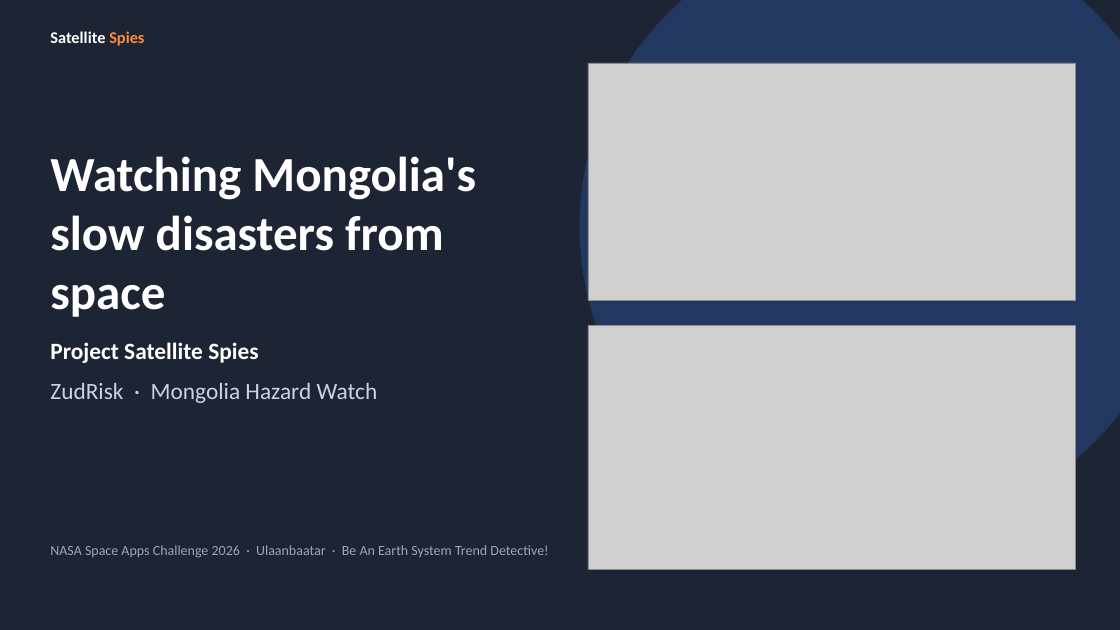
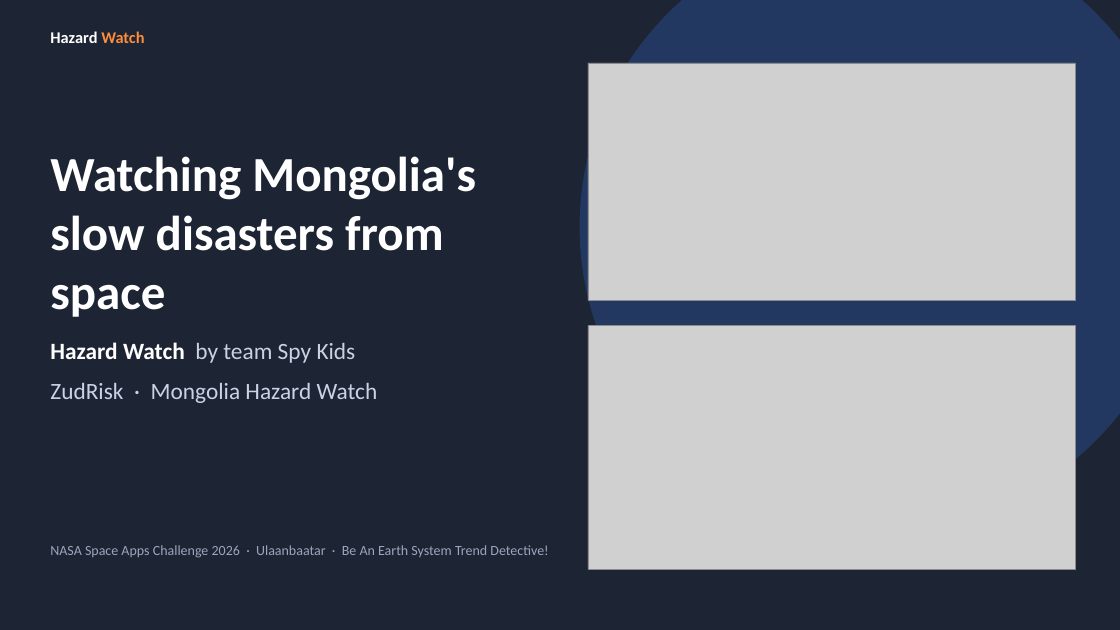
Before and after one commit to Sarul72/ZudRisk, a slide deck: slide 1 of docs/pitch/zudrisk-pitch.pptx. Drawn at 1120x630 pixels with LibreOffice and Linux fonts; fonts in the diff are those of the drawing; grey boxes stand for pictures. Boxes give left, top, right and bottom in pixels: in the first picture for what was removed or moved away, otherwise in the second. Text is boxed around its words. In the diff, an @@ line names an element or a change of style, - is before the commit and + after.

```diff
--- a/docs/pitch/zudrisk-pitch.pptx
+++ b/docs/pitch/zudrisk-pitch.pptx
@@ text at <box>50,31,144,43</box>: text changed @@
-Satellite Spies
+Hazard Watch
@@ text at <box>50,342,356,363</box>: text changed; text colour #FFFFFF to #C9D3E6; bold off @@
-Project Satellite Spies
+Hazard Watch by team Spy Kids
```
Also in this commit, not shown: 6 other slides changed, 2 other files.
